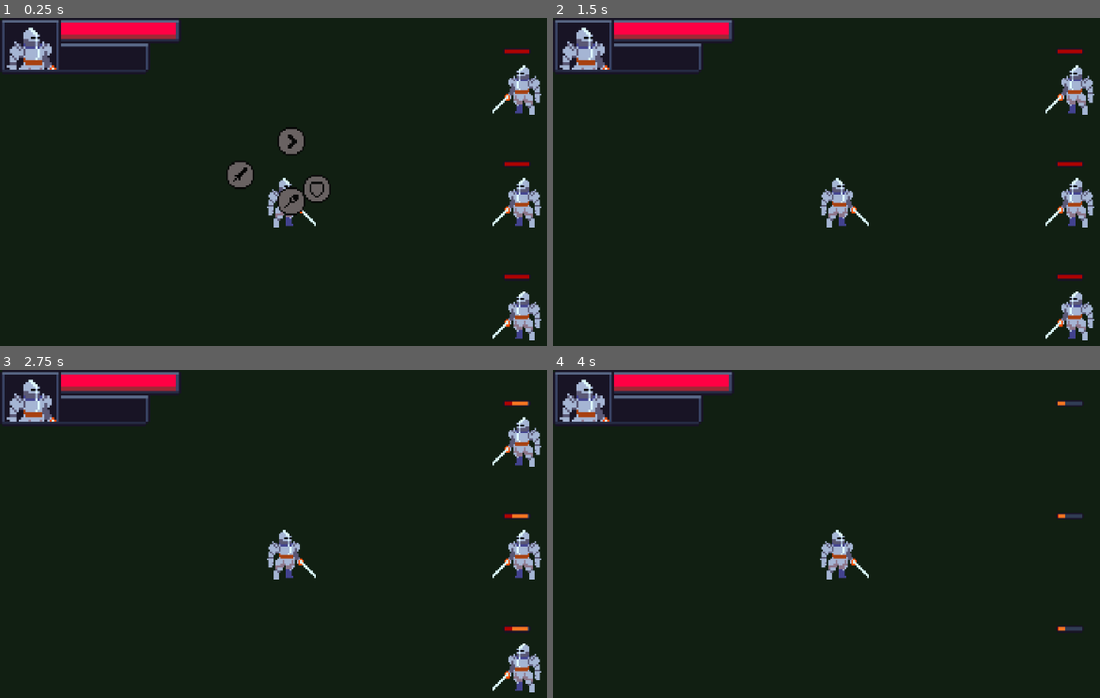
Above: before the commit, frames 1-4 (two rows, left to right).
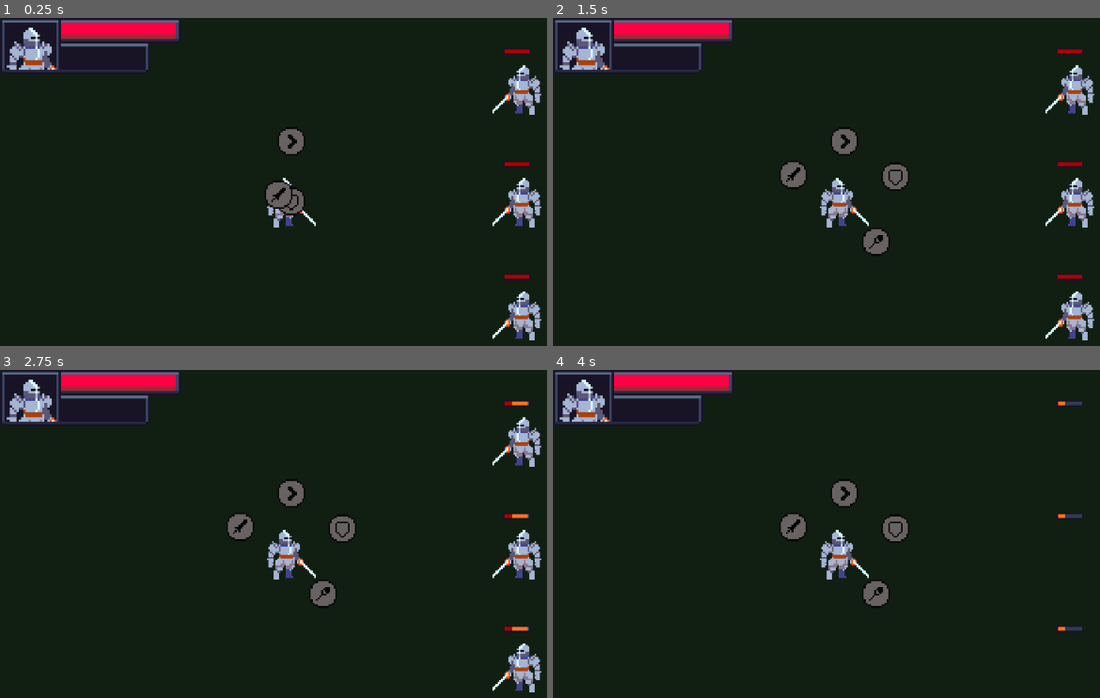
Above: after the commit, the same moments.

Repository: SamuelAlves-23/shoveljam2025
Game: Godot game, scene res://scenes/battle_scene/battle_scene.tscn
Two runs of this game, one before a commit and one after it. Both use one fixed random seed, a clock stepped at 60 frames per second and the inputs below. The project has no main scene, so this scene is started directly.
Inputs (mouse positions are in pixels of both pictures, inside the frame that each line leads up to):
- Up to frame 1 (0.25 s): no input
- Up to frame 2 (1.5 s): move the mouse to (875, 241) at 0.52 s; hold D (move_right) 0.53-1.28 s; hold Q (attack) 0.53-1.28 s; click (875, 241) at 0.67 s; tap E (guard) at 0.8, 1.35 s; tap Enter at 1.25 s; move the mouse to (777, 250) at 1.27 s; hold S (move_down) from 1.28 s (still down)
- Up to frame 3 (2.75 s): tap R (magic) at 1.55 s; move the mouse to (448, 488) at 2.02 s; release S (move_down) at 2.03 s; hold D (move_right) from 2.03 s (still down); hold R (magic) from 2.03 s (still down); tap Q (attack) at 2.3 s
- Up to frame 4 (4 s): tap Space (confirm) at 2.75, 3.6 s; move the mouse to (892, 665) at 2.77 s; release D (move_right) at 2.78 s; release R (magic) at 2.78 s; hold W (move_up) 2.78-3.53 s; tap Q (attack) at 2.85 s; click (892, 665) at 2.92 s; tap E (guard) at 3.05 s; move the mouse to (outside the picture) at 3.52 s; hold A (move_left) from 3.53 s (still down); hold R (magic) from 3.53 s (still down)

The runs differ from the first frame. In frame 1, 0.8% of the frame differs, in the area x 41-61%, y 43-59%; in frame 2, 1.1%; in frame 3, 1.1%; in frame 4, 1.1%, in the area x 41-93%, y 9-72%.

Commit message:
Arreglos básicos

Diff:
--- a/scenes/battle_scene/battle_scene.gd
+++ b/scenes/battle_scene/battle_scene.gd
@@ -35,7 +35,7 @@
 			if first:
 				first = false
 				PlayerStats.guarding = false
-				actions_holder.show_actions()
+				#actions_holder.show_actions()
 		STATES.TARGETING:
 			target_selection()
 		STATES.ENEMY_TURN:
@@ -43,26 +43,25 @@
 
 
 func _unhandled_input(event: InputEvent) -> void:
-	if current_combo.size() !=0:
-		if event.is_action_pressed("attack"):
-			actions_holder.hide_actions()
-			update_state(STATES.TARGETING)
-		elif event.is_action_pressed("guard"):
-			print("BLOQUEANDO")
-			actions_holder.hide_actions()
-			PlayerStats.guarding = true
-			add_combo(GlobalManager.combo_pieces[1])
-			update_state(STATES.ENEMY_TURN)
-		elif event.is_action_pressed("magic"):
-			print("Magia")
-			actions_holder.hide_actions()
-			for enemy in enemies:
-				enemy.damage(ceil(PlayerStats.player_stats["attack"]/ 2))
-			add_combo(GlobalManager.combo_pieces[2])
-			update_state(STATES.ENEMY_TURN)
+	if event.is_action_pressed("attack"):
+		#actions_holder.hide_actions()
+		update_state(STATES.TARGETING)
+	elif event.is_action_pressed("guard"):
+		print("BLOQUEANDO")
+		#actions_holder.hide_actions()
+		PlayerStats.guarding = true
+		add_combo(GlobalManager.combo_pieces[1])
+		update_state(STATES.ENEMY_TURN)
+	elif event.is_action_pressed("magic"):
+		print("Magia")
+		#actions_holder.hide_actions()
+		for enemy in enemies:
+			enemy.damage(ceil(PlayerStats.player_stats["attack"]/ 2))
+		add_combo(GlobalManager.combo_pieces[2])
+		update_state(STATES.ENEMY_TURN)
 	else:
 		print("EMPIEZA EL COMBO")
-		actions_holder.hide_actions()
+		#actions_holder.hide_actions()
 		add_combo(GlobalManager.combo_pieces.pick_random())
 		print(current_combo)
 		update_state(STATES.ENEMY_TURN)
--- a/ui/actions_holder/actions_holder.gd
+++ b/ui/actions_holder/actions_holder.gd
@@ -13,23 +13,30 @@
 @onready var guard: Area2D = $Guard
 @onready var magic: Area2D = $Magic
 
-@export var tween_duration: float = 0.1
+@export var tween_duration: float = 0.2
+
+func _ready() -> void:
+	show_actions()
 
 func show_actions() -> void:
+	start.show()
+	attack.show()
+	guard.show()
+	magic.show()
+
+	await get_tree().process_frame  # Asegura actualización de layout antes de tweens si es necesario
+
 	var tween = create_tween()
-	start.show()
 	tween.tween_property(start, "global_position", start_pos, tween_duration)
-	attack.show()
 	tween.tween_property(attack, "global_position", attack_pos, tween_duration)
-	guard.show()
 	tween.tween_property(guard, "global_position", guard_pos, tween_duration)
-	magic.show()
 	tween.tween_property(magic, "global_position", magic_pos, tween_duration)
 	await tween.finished
-	start.monitorable = true
-	attack.monitorable = true
-	guard.monitorable = true
-	magic.monitorable = true
+
+	# No es necesario alterar monitorable aquí para Control/Button
+	# Si usas Area2D y lo necesitas:
+	# for b in [start, attack, guard, magic]:
+	#     b.monitorable = true
 
 func hide_actions() -> void:
 	var tween = create_tween()
@@ -37,13 +44,14 @@
 	tween.tween_property(attack, "global_position", remove_pos, tween_duration)
 	tween.tween_property(guard, "global_position", remove_pos, tween_duration)
 	tween.tween_property(magic, "global_position", remove_pos, tween_duration)
+	await tween.finished
 
-	await tween.finished
 	start.hide()
 	attack.hide()
+	guard.hide()
 	magic.hide()
-	guard.hide()
-	start.monitorable = false
-	attack.monitorable = false
-	guard.monitorable = false
-	magic.monitorable = false
+
+	# No es necesario alterar monitorable aquí para Control/Button
+	# Si usas Area2D y lo necesitas:
+	# for b in [start, attack, guard, magic]:
+	#     b.monitorable = false
